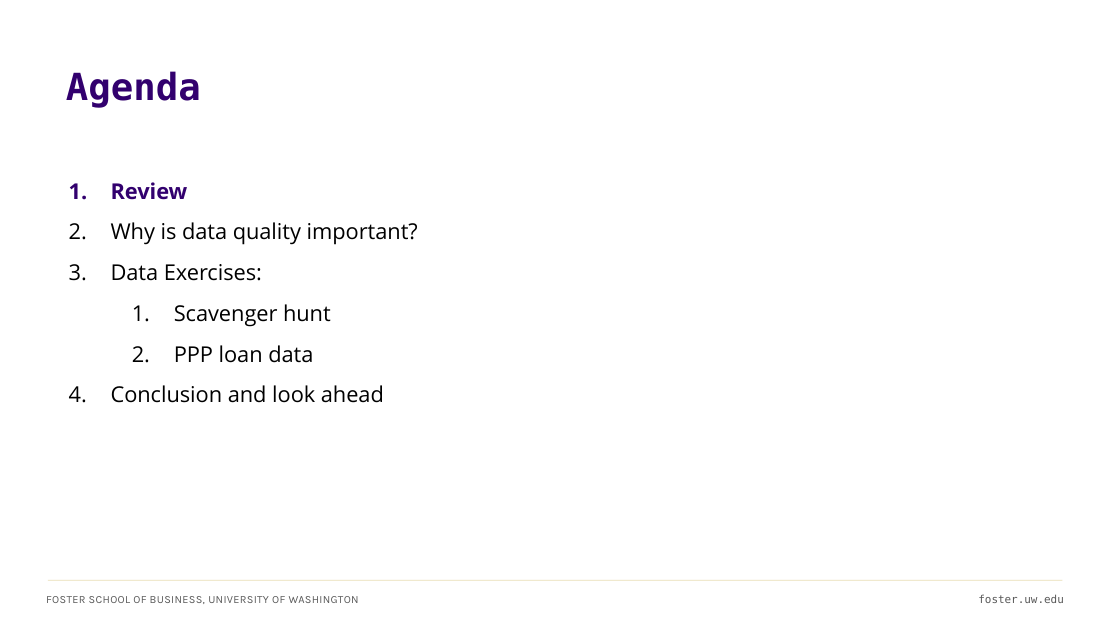
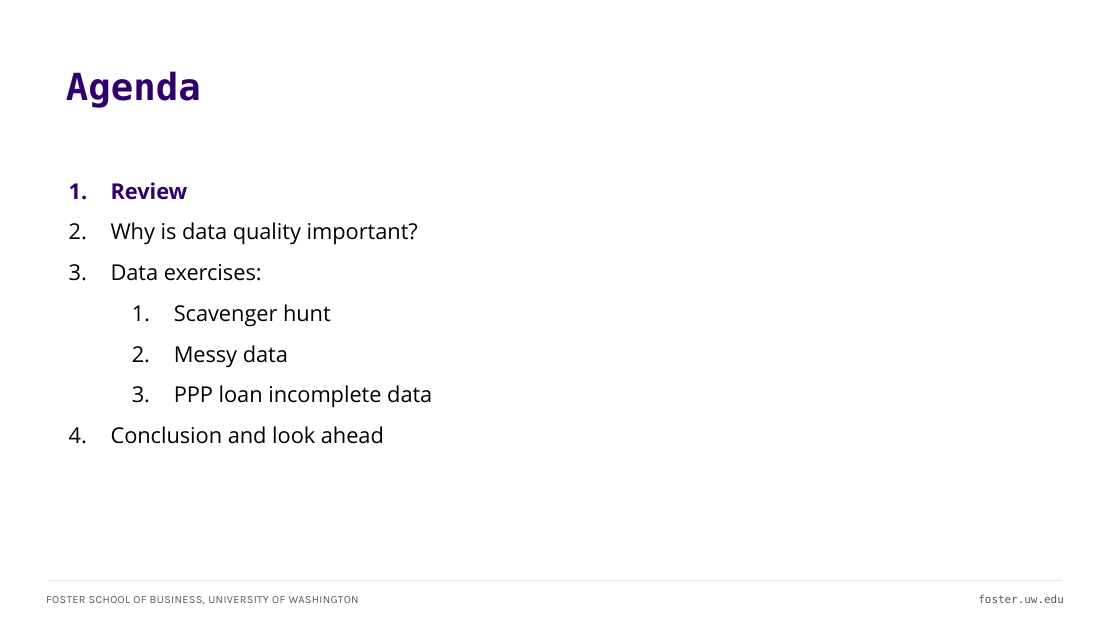
Before and after one commit to ashercurtis/slides.io, a slide deck: slide 2 of ACCTG320/ACCTG320Class02_2026.pptx. Drawn at 1120x630 pixels with LibreOffice and Linux fonts; fonts in the diff are those of the drawing. Boxes give left, top, right and bottom in pixels: in the first picture for what was removed or moved away, otherwise in the second. Text is boxed around its words. In the diff, an @@ line names an element or a change of style, - is before the commit and + after.

```diff
--- a/ACCTG320/ACCTG320Class02_2026.pptx
+++ b/ACCTG320/ACCTG320Class02_2026.pptx
@@ text at bbox=[111, 264, 262, 281]: text changed @@
-3. Data Exercises:
+3. Data exercises:
@@ text at bbox=[174, 345, 432, 408]: text changed @@
-  2. PPP loan data
+  2. Messy data
+  3. PPP loan incomplete data
```
Also in this commit, not shown: 4 other slides changed, 2 slides added, 1 slide removed.
